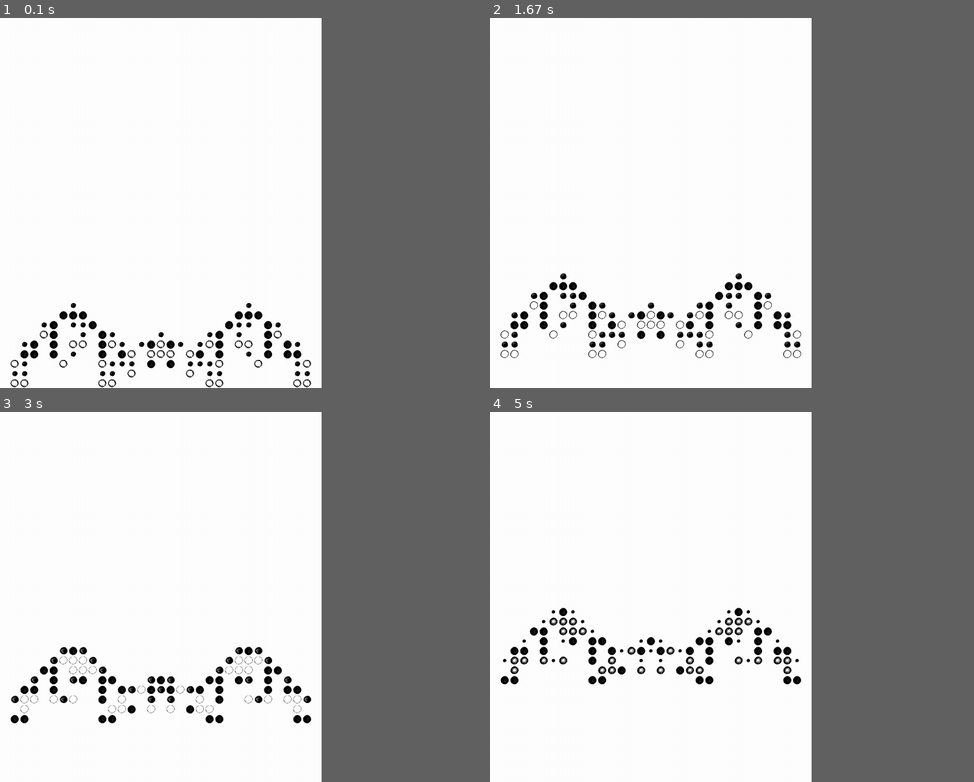
Above: before the commit, frames 1-4 (two rows, left to right).
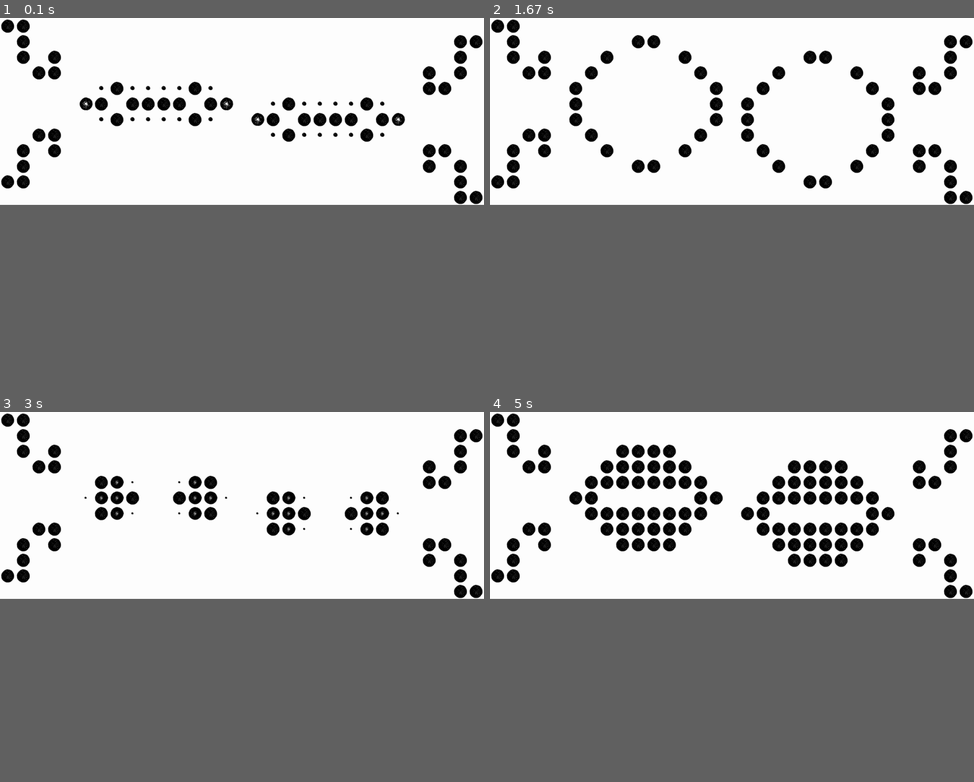
Above: after the commit, the same moments.

Repository: saltire/gameoflife
Game: pygame game, started from gameoflife.py
The game is run twice, just before and just after one commit, with the same random seed, the same clock (stepped at 60 frames per second) and the same inputs. The source is Python 2; it was converted automatically to run under Python 3.
Inputs:
- Up to frame 1 (0.1 s): no input
- Up to frame 2 (1.67 s): no input
- Up to frame 3 (3 s): no input
- Up to frame 4 (5 s): no input
In our replay, the window is 598x689 before the commit and 900x348 after it. These sizes can differ from the game's own. Grey fills any space a smaller window leaves; there, only what the larger window draws over its background counts as a difference.

The runs differ from the first frame. In frame 1, 6.6% of the frame differs, in the area x 0-100%, y 0-100%; in frame 2, 7.4%; in frame 3, 6.7%; in frame 4, 11%, in the area x 0-100%, y 0-74%.

Commit message:
Animation now uses fixed framerate, also scales sprite smoothly
- Animation is now timed using a per-second framerate, rather setting
the delay in milliseconds between frames.
- Animation now uses anti-alias when scaling down the image sprite.

Also added a new animation.

Diff:
--- a/gameoflife.py
+++ b/gameoflife.py
@@ -4,10 +4,10 @@
 
 
 if __name__ == '__main__':
-    pattern = Pattern('patterns/vship.png')
+    pattern = Pattern('patterns/blinkingeye.png')
     spritepath = 'sprites/circle8.png'
     outpath = './images'
-    cellsize = 25
+    cellsize = 40
     gencount = 8
 
     # generate a set of images
--- a/gameoflife/animation.py
+++ b/gameoflife/animation.py
@@ -22,7 +22,7 @@
             self.cellsize = sprite.get_height()
         else:
             self.cellsize = cellsize
-            sprite = pygame.transform.scale(sprite, (cellsize * length, cellsize))
+            sprite = pygame.transform.smoothscale(sprite, (cellsize * length, cellsize))
 
         # slice sprite into frames
         self.frames = [sprite.subsurface((frame * self.cellsize, 0,
@@ -46,8 +46,13 @@
         self.cells.draw(self.window)
         pygame.display.update()
 
+        # init clock
+        self.clock = pygame.time.Clock()
 
-    def run(self, framedelay=20, gendelay=100):
+
+    def run(self, framerate=24, gendelay=2):
+        """Run the animation at (framerate) frames per second.
+        Pause for (gendelay) frames after each generation."""
         while True:
             for event in pygame.event.get():
                 if event.type == pygame.QUIT:
@@ -73,17 +78,18 @@
                 self.birthing.update()
                 self.dying.update()
 
+                self.clock.tick(framerate)
+
                 self.window.blit(self.background, (0, 0))
                 pygame.display.update(self.cells.draw(self.window))
-
-                pygame.time.delay(framedelay)
 
             # remove dead cells, and reset groups
             self.cells.remove(self.dying)
             self.birthing.empty()
             self.dying.empty()
 
-            pygame.time.delay(gendelay)
+            for _ in range(gendelay):
+                self.clock.tick(framerate)
 
 
 
--- a/gameoflife/game.py
+++ b/gameoflife/game.py
@@ -1,5 +1,7 @@
 
 def game_of_life(cells):
+    """This is a generator implementing Conway's Game of Life. Given a 2D array
+    of cells, each iteration will yield the next generation of cells."""
     while True:
         xmin = min(x for x, y in cells)
         ymin = min(y for x, y in cells)
--- a/gameoflife/imagegen.py
+++ b/gameoflife/imagegen.py
@@ -37,7 +37,6 @@
     def draw(self, outpath, gencount, speed=1, outname='image'):
         """Draw (gencount) number of generations. Resize cells to (cellsize).
         Draw every (speed)th frame. speed must be a factor of self.animlength."""
-
         if not os.path.exists(outpath):
             os.makedirs(outpath)
 
Binary file added: patterns/blinkingeye.png
